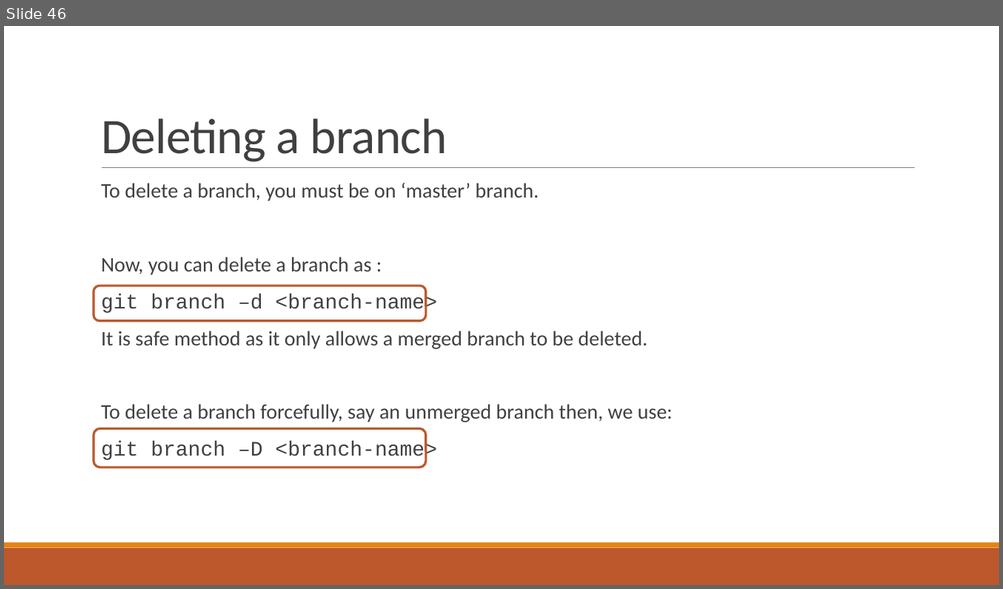
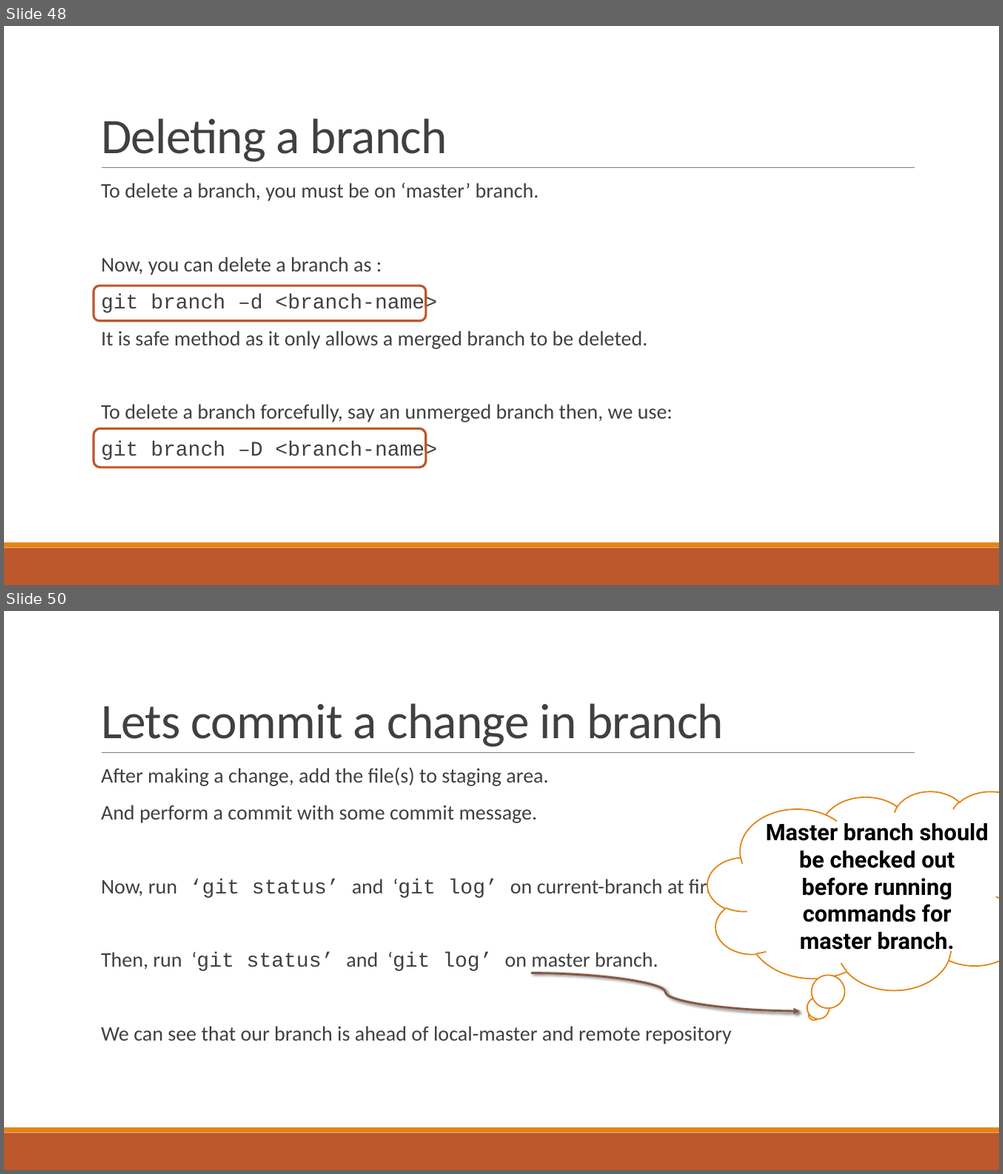
Before and after one commit to roshanlc/crash-course-on-git-and-github, a slide deck: Crash course on git and github.pptx. Shown one above the other, each under a label of ours: slide 46 before the commit, slides 48 and 50 after it; the slides between them are not shown. The pictures are 1003x589 and 1003x1174 pixels, drawn with LibreOffice and Linux fonts; fonts in the diff are those of the drawing. Boxes give left, top, right and bottom in pixels: in the first picture for what was removed or moved away, otherwise in the second. Text is boxed around its words. In the diff, an @@ line names an element or a change of style, - is before the commit and + after.

```diff
--- a/Crash course on git and github.pptx
+++ b/Crash course on git and github.pptx
@@ slide 50 added at (4,611,999,1170), background #FFFFFF; not listed: 3 template elements that a slide beside it also shows @@
@@ title added at (101,703,723,747), 48 pt, text #404040 @@
+Lets commit a change in branch
@@ text added at (101,767,731,1045), 20 pt, text #404040 @@
+  After making a change, add the file(s) to staging area.
+  And perform a commit with some commit message.
+  Now, run ‘git status’ and ‘git log’ on current-branch at first.
+  Then, run ‘git status’ and ‘git log’ on master branch.
+  We can see that our branch is ahead of local-master and remote repository
@@ thought cloud added at (708,792,999,991), fill #FFFFFF, outline #E48312 1.25 pt, 22 pt, text #000000, bold @@
+Master branch should be checked out before running commands for master branch.
@@ curved arrow added from (531, 974) to (800, 1011), #865640 2 pt @@
@@ what was slide 46 is now slide 48 @@
```
Also in this commit, not shown: 3 slides changed, 15 other slides added.
